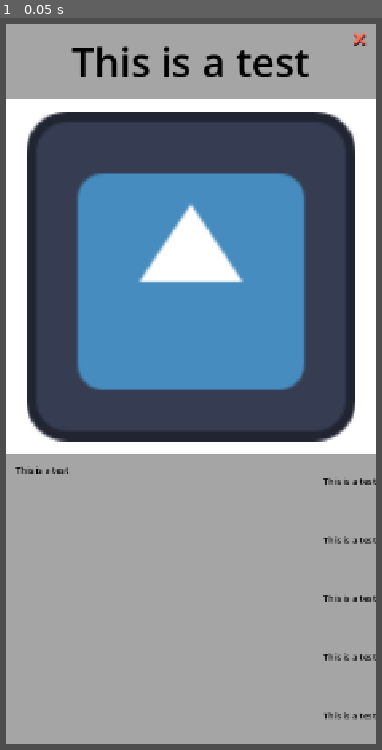
Above: before the commit, frame 1.
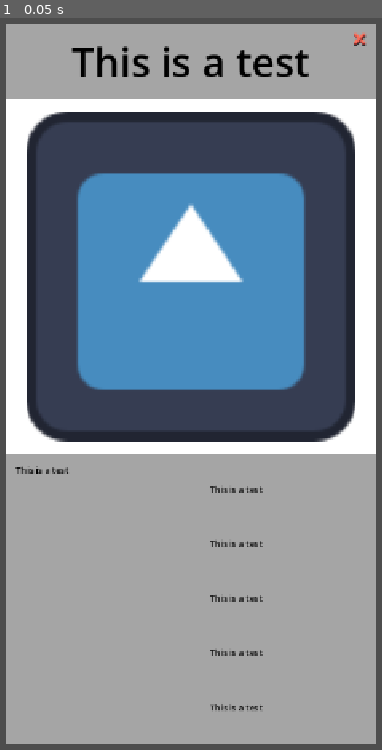
Above: after the commit, the same moment.

Repository: ActuallySanta/Fantasy-Guild-Manager
Game: Godot game, scene res://Scenes/Characters/character_ui_card.tscn
The game is run twice, just before and just after one commit, with the same random seed, the same clock (stepped at 60 frames per second) and the same inputs. This scene is started directly instead of the project's main scene. The engine's default icon, where the game draws it, is replaced by a stand-in: a white triangle on a blue panel in a dark square.
Inputs:
- Up to frame 1 (0.05 s): no input

The runs differ from the first frame. In frame 1, 0.7% of the frame differs, in the area x 54-99%, y 62-96%.
Error in both runs: Invalid access to property or key 'title' on a base object of type 'Nil'. (res://Scripts/Character)

Commit message:
Reorganized Character UI Card

Diff:
--- a/Scenes/Characters/character_ui_card.tscn
+++ b/Scenes/Characters/character_ui_card.tscn
@@ -77,23 +77,23 @@
 size_flags_vertical = 3
 color = Color(0.6452097, 0.6452098, 0.6452097, 1)
 
-[node name="HBoxContainer" type="HBoxContainer" parent="VBoxContainer/Stat Block" unique_id=759025615]
+[node name="MarginContainer" type="MarginContainer" parent="VBoxContainer/Stat Block" unique_id=2060475274]
 layout_mode = 1
 anchors_preset = 15
 anchor_right = 1.0
 anchor_bottom = 1.0
 grow_horizontal = 2
 grow_vertical = 2
-
-[node name="MarginContainer" type="MarginContainer" parent="VBoxContainer/Stat Block/HBoxContainer" unique_id=2060475274]
-layout_mode = 2
 size_flags_horizontal = 3
 theme_override_constants/margin_left = 16
 theme_override_constants/margin_top = 16
 theme_override_constants/margin_right = 16
 theme_override_constants/margin_bottom = 16
 
-[node name="Character Description Label" type="Label" parent="VBoxContainer/Stat Block/HBoxContainer/MarginContainer" unique_id=345132546]
+[node name="HBoxContainer" type="HBoxContainer" parent="VBoxContainer/Stat Block/MarginContainer" unique_id=759025615]
+layout_mode = 2
+
+[node name="Character Description Label" type="Label" parent="VBoxContainer/Stat Block/MarginContainer/HBoxContainer" unique_id=345132546]
 custom_maximum_size = Vector2(400, -1)
 layout_mode = 2
 size_flags_horizontal = 3
@@ -102,38 +102,39 @@
 label_settings = SubResource("LabelSettings_h6oeb")
 autowrap_mode = 3
 
-[node name="VBoxContainer" type="VBoxContainer" parent="VBoxContainer/Stat Block/HBoxContainer" unique_id=378746472]
+[node name="VBoxContainer" type="VBoxContainer" parent="VBoxContainer/Stat Block/MarginContainer/HBoxContainer" unique_id=378746472]
+custom_minimum_size = Vector2(250, 0)
 layout_mode = 2
 
-[node name="Strength Label" type="Label" parent="VBoxContainer/Stat Block/HBoxContainer/VBoxContainer" unique_id=1873679725]
+[node name="Defense Label" type="Label" parent="VBoxContainer/Stat Block/MarginContainer/HBoxContainer/VBoxContainer" unique_id=887562557]
 layout_mode = 2
 size_flags_horizontal = 3
 size_flags_vertical = 6
 text = "This is a test"
 label_settings = SubResource("LabelSettings_h6oeb")
 
-[node name="Defense Label" type="Label" parent="VBoxContainer/Stat Block/HBoxContainer/VBoxContainer" unique_id=887562557]
+[node name="Wisdom Label" type="Label" parent="VBoxContainer/Stat Block/MarginContainer/HBoxContainer/VBoxContainer" unique_id=814082053]
 layout_mode = 2
 size_flags_horizontal = 3
 size_flags_vertical = 6
 text = "This is a test"
 label_settings = SubResource("LabelSettings_h6oeb")
 
-[node name="Wisdom Label" type="Label" parent="VBoxContainer/Stat Block/HBoxContainer/VBoxContainer" unique_id=814082053]
+[node name="Sleaziness Label" type="Label" parent="VBoxContainer/Stat Block/MarginContainer/HBoxContainer/VBoxContainer" unique_id=1563846041]
 layout_mode = 2
 size_flags_horizontal = 3
 size_flags_vertical = 6
 text = "This is a test"
 label_settings = SubResource("LabelSettings_h6oeb")
 
-[node name="Sleaziness Label" type="Label" parent="VBoxContainer/Stat Block/HBoxContainer/VBoxContainer" unique_id=1563846041]
+[node name="Pluck Label" type="Label" parent="VBoxContainer/Stat Block/MarginContainer/HBoxContainer/VBoxContainer" unique_id=1229794144]
 layout_mode = 2
 size_flags_horizontal = 3
 size_flags_vertical = 6
 text = "This is a test"
 label_settings = SubResource("LabelSettings_h6oeb")
 
-[node name="Pluck Label" type="Label" parent="VBoxContainer/Stat Block/HBoxContainer/VBoxContainer" unique_id=1229794144]
+[node name="Strength Label" type="Label" parent="VBoxContainer/Stat Block/MarginContainer/HBoxContainer/VBoxContainer" unique_id=1873679725]
 layout_mode = 2
 size_flags_horizontal = 3
 size_flags_vertical = 6
--- a/Scripts/Character Generator/character_ui_card.gd
+++ b/Scripts/Character Generator/character_ui_card.gd
@@ -7,14 +7,17 @@
 #Get a reference to every UI element
 
 @onready var character_name_label: Label = $"VBoxContainer/Name Background/CenterContainer/Character Name Label"
-@onready var character_description_label: Label = $"VBoxContainer/Stat Block/HBoxContainer/MarginContainer/Character Description Label"
 
-@onready var wisdom_label: Label = $"VBoxContainer/Stat Block/HBoxContainer/VBoxContainer/Wisdom Label"
-@onready var strength_label: Label = $"VBoxContainer/Stat Block/HBoxContainer/VBoxContainer/Strength Label"
-@onready var defense_label: Label = $"VBoxContainer/Stat Block/HBoxContainer/VBoxContainer/Defense Label"
-@onready var sleaziness_label: Label = $"VBoxContainer/Stat Block/HBoxContainer/VBoxContainer/Sleaziness Label"
-@onready var pluck_label: Label = $"VBoxContainer/Stat Block/HBoxContainer/VBoxContainer/Pluck Label"
 @onready var character_icon: TextureRect = $"VBoxContainer/MarginContainer/Character Icon"
+
+@onready var character_description_label: Label = $"VBoxContainer/Stat Block/MarginContainer/HBoxContainer/Character Description Label"
+
+@onready var defense_label: Label = $"VBoxContainer/Stat Block/MarginContainer/HBoxContainer/VBoxContainer/Defense Label"
+@onready var sleaziness_label: Label = $"VBoxContainer/Stat Block/MarginContainer/HBoxContainer/VBoxContainer/Sleaziness Label"
+@onready var pluck_label: Label = $"VBoxContainer/Stat Block/MarginContainer/HBoxContainer/VBoxContainer/Pluck Label"
+@onready var strength_label: Label = $"VBoxContainer/Stat Block/MarginContainer/HBoxContainer/VBoxContainer/Strength Label"
+@onready var wisdom_label: Label = $"VBoxContainer/Stat Block/MarginContainer/HBoxContainer/VBoxContainer/Wisdom Label"
+
 
 # Called when the node enters the scene tree for the first time.
 func _ready() -> void:
